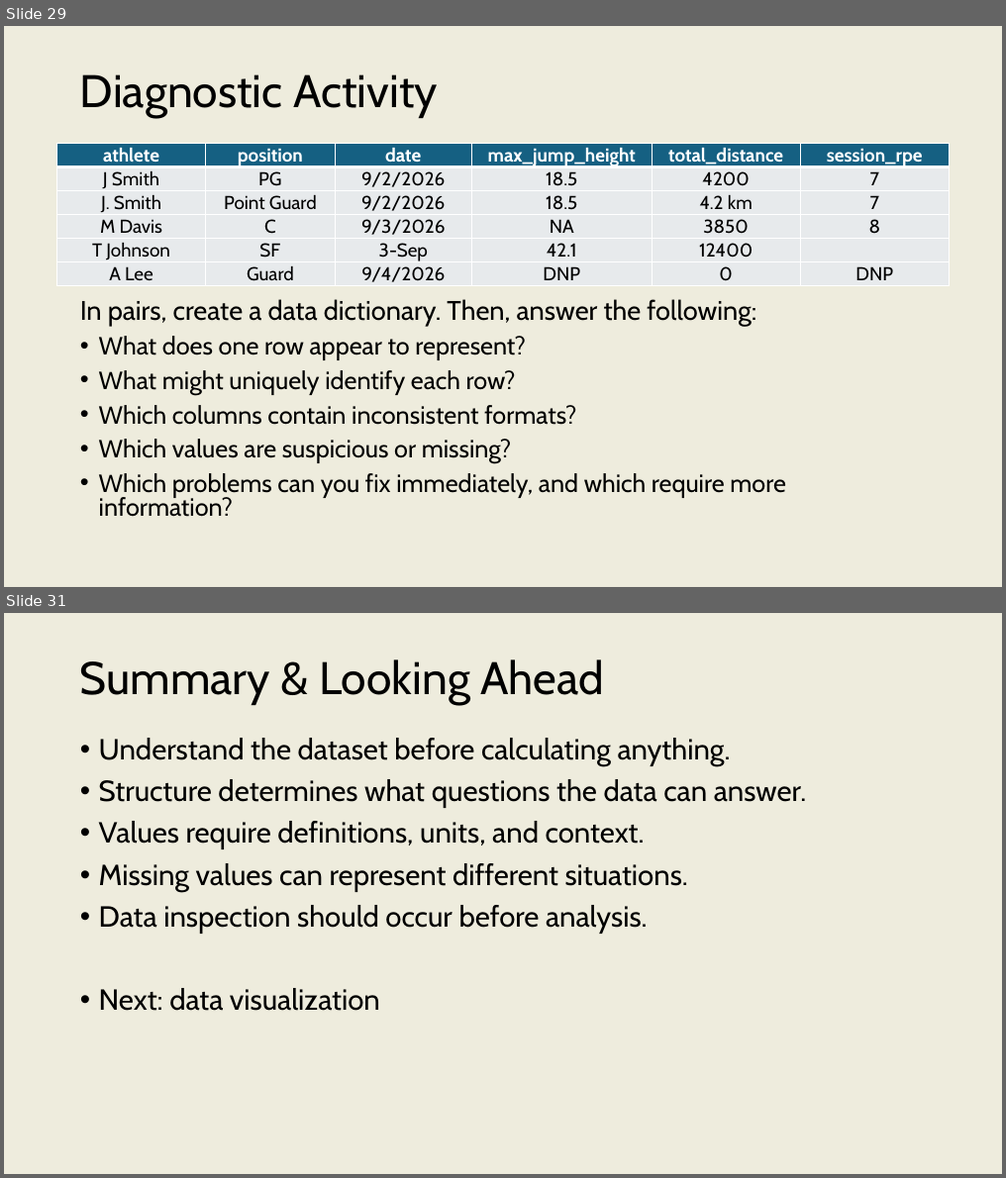
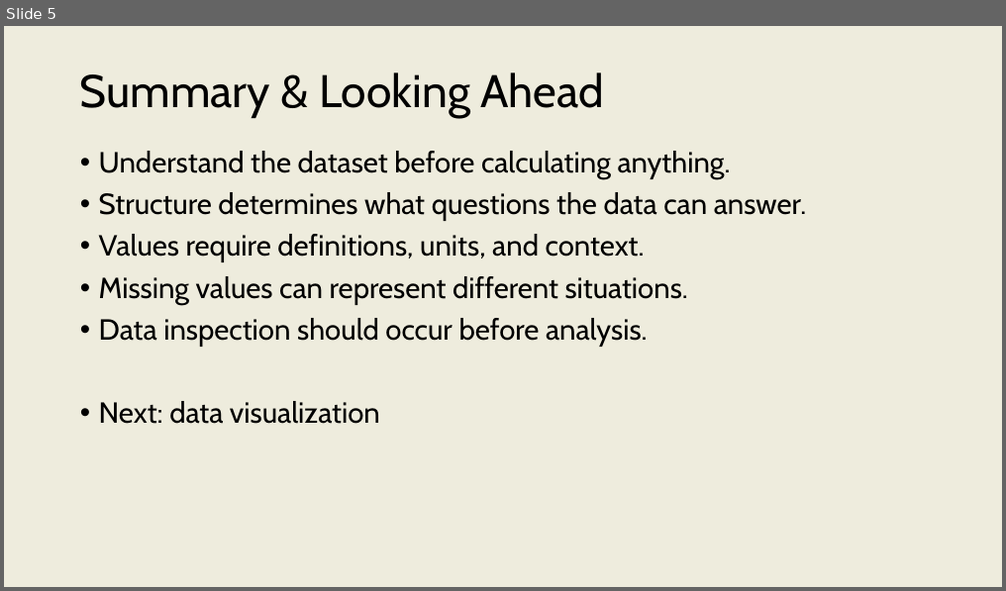
Before and after one commit to onishisaryu/HES-3000-Sports-Data-Analytics, a slide deck: pptx/Lecture7.pptx. Shown one above the other, each under a label of ours: slides 29 and 31 before the commit, slide 5 after it; the slides between them are not shown. The pictures are 1006x1178 and 1006x591 pixels, drawn with LibreOffice and Linux fonts; fonts in the diff are those of the drawing. Boxes give left, top, right and bottom in pixels: in the first picture for what was removed or moved away, otherwise in the second. Text is boxed around its words. In the diff, an @@ line names an element or a change of style, - is before the commit and + after.

Commit message:
l7 s1 update

```diff
--- a/pptx/Lecture7.pptx
+++ b/pptx/Lecture7.pptx
@@ slide 29 removed at (4,26,1002,587), background #EEECDD @@
@@ title removed at (80,75,438,118) @@
-Diagnostic Activity
@@ table removed at (57,144,950,286), 6 rows, 6 columns @@
-athlete | position | date | max_jump_height | total_distance | session_rpe
-J Smith | PG | 9/2/2026 | 18.5 | 4200 | 7
-J. Smith | Point Guard | 9/2/2026 | 18.5 | 4.2 km | 7
-M Davis | C | 9/3/2026 | NA | 3850 | 8
-T Johnson | SF | 3-Sep | 42.1 | 12400 | 
-A Lee | Guard | 9/4/2026 | DNP | 0 | DNP
@@ text removed at (80,299,786,517) @@
-In pairs, create a data dictionary. Then, answer the following:
-• What does one row appear to represent?
-• What might uniquely identify each row?
-• Which columns contain inconsistent formats?
-• Which values are suspicious or missing?
-• Which problems can you fix immediately, and which require more information?
@@ what was slide 31 is now slide 5 @@
```
Also in this commit, not shown: 2 slides added, 27 other slides removed.
